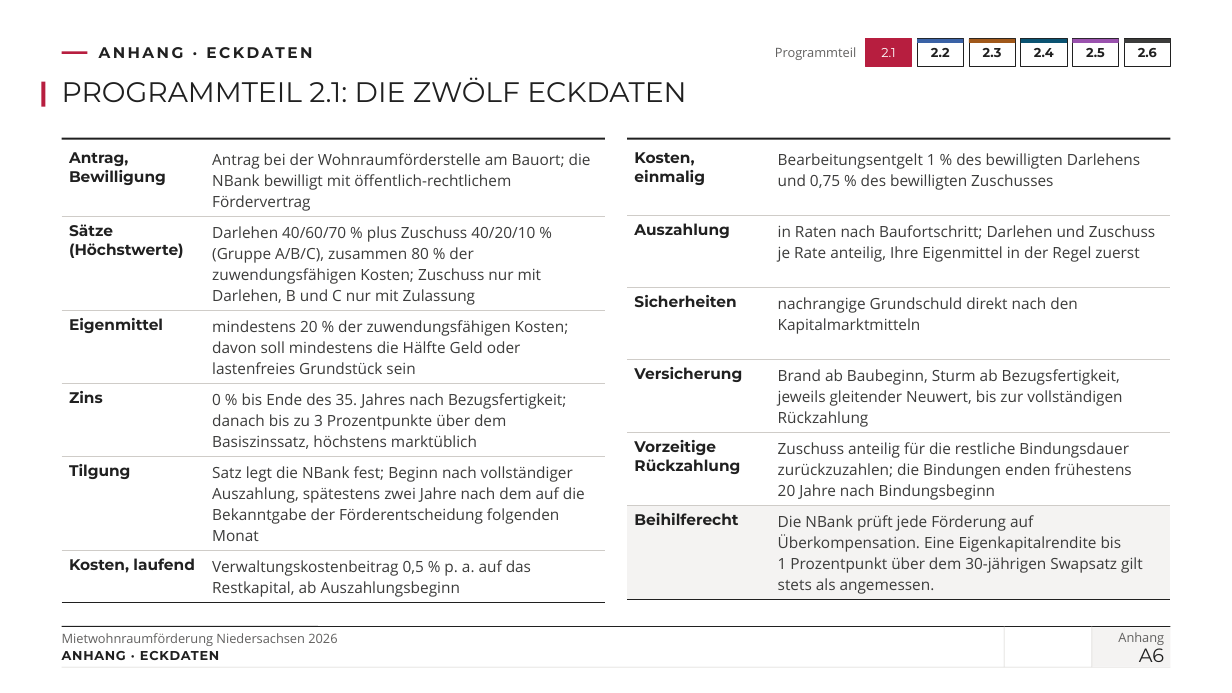
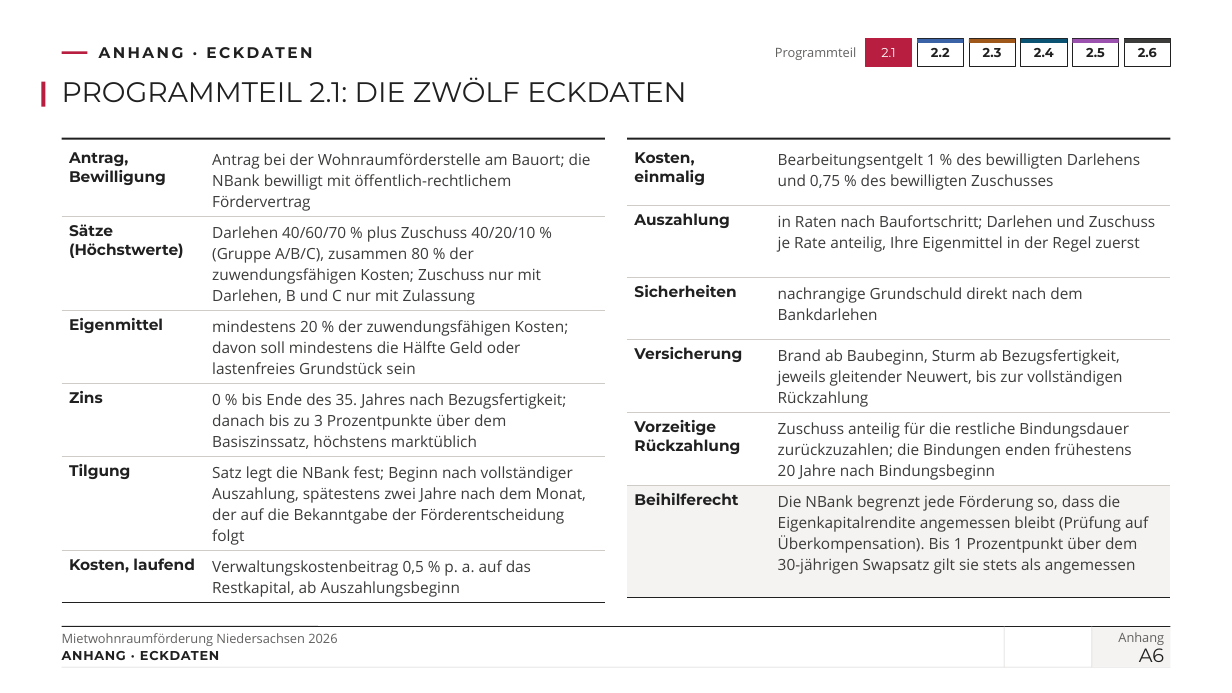
Before and after one commit to vgedaschko/NBank, a slide deck: slide 35 of praesentation/dist/PGN-Mietwohnraumfoerderung-Niedersachsen-2026-Vortrag.pptx. Drawn at 1232x693 pixels with LibreOffice and Linux fonts; fonts in the diff are those of the drawing; background and template pictures are left out. Boxes give left, top, right and bottom in pixels: in the first picture for what was removed or moved away, otherwise in the second. Text is boxed around its words. In the diff, an @@ line names an element or a change of style, - is before the commit and + after.

```diff
--- a/praesentation/dist/PGN-Mietwohnraumfoerderung-Niedersachsen-2026-Vortrag.pptx
+++ b/praesentation/dist/PGN-Mietwohnraumfoerderung-Niedersachsen-2026-Vortrag.pptx
@@ table at (62,143,605,601) @@
-row 5, column 2: Satz legt die NBank fest; Beginn nach vollständiger Auszahlung, spätestens zwei Jahre nach dem auf die Bekanntgabe der Förderentscheidung folgenden Monat
+row 5, column 2: Satz legt die NBank fest; Beginn nach vollständiger Auszahlung, spätestens zwei Jahre nach dem Monat, der auf die Bekanntgabe der Förderentscheidung folgt
@@ table at (628,143,1171,595) @@
-row 3, column 2: nachrangige Grundschuld direkt nach den Kapitalmarktmitteln
+row 3, column 2: nachrangige Grundschuld direkt nach dem Bankdarlehen
-row 6, column 2: Die NBank prüft jede Förderung auf Überkompensation. Eine Eigenkapitalrendite bis 1 Prozentpunkt über dem 30-jährigen Swapsatz gilt stets als angemessen.
+row 6, column 2: Die NBank begrenzt jede Förderung so, dass die Eigenkapitalrendite angemessen bleibt (Prüfung auf Überkompensation). Bis 1 Prozentpunkt über dem 30-jährigen Swapsatz gilt sie stets als angemessen
```
Also in this commit, not shown: 9 other slides changed, 14 other files.
